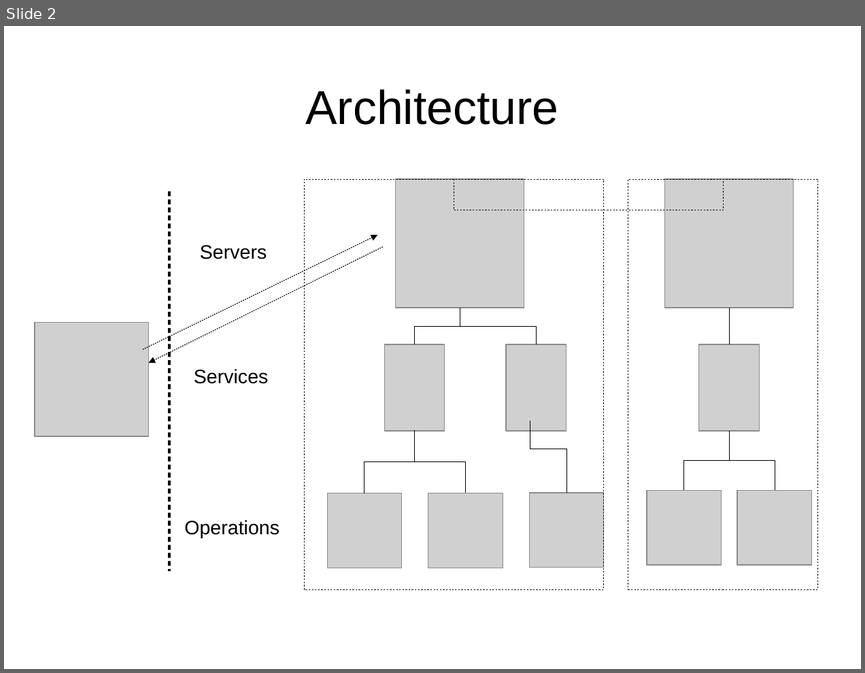
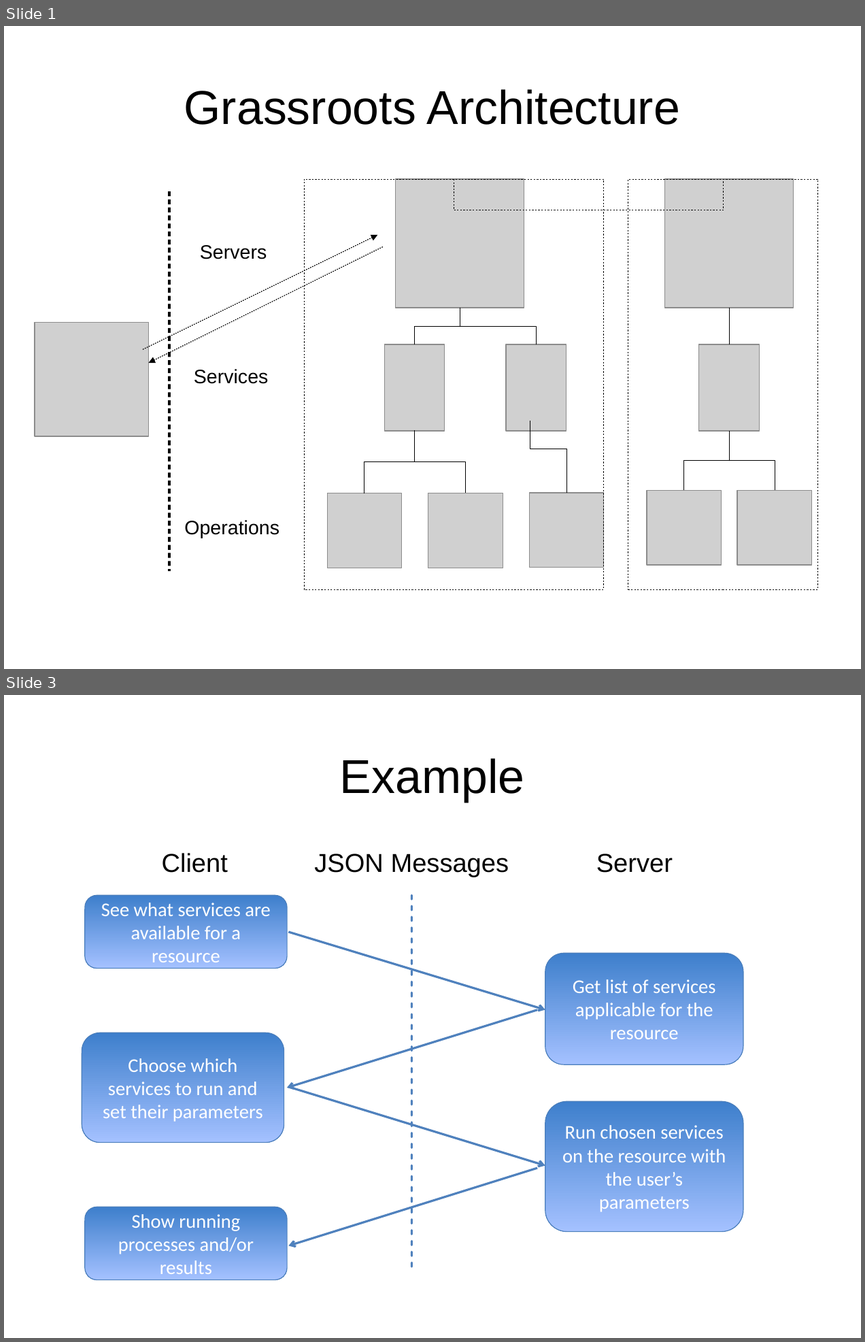
Before and after one commit to TGAC/grassroots-api, a slide deck: docs/presentations/grassroots.odp. Shown one above the other, each under a label of ours: slide 2 before the commit, slides 1 and 3 after it; the slides between them are not shown. The pictures are 865x673 and 865x1342 pixels, drawn with LibreOffice and Linux fonts; fonts in the diff are those of the drawing; grey boxes stand for pictures. Boxes give left, top, right and bottom in pixels: in the first picture for what was removed or moved away, otherwise in the second. Text is boxed around its words. In the diff, an @@ line names an element or a change of style, - is before the commit and + after.

```diff
--- a/docs/presentations/grassroots.odp
+++ b/docs/presentations/grassroots.odp
@@ slide 3 added at bbox=[4, 695, 861, 1338], background #FFFFFF @@
@@ title added at bbox=[340, 758, 525, 802], 44 pt, text #000000 @@
+Example
@@ text added at bbox=[162, 853, 228, 872], 24 pt, text #000000 @@
+Client
@@ text added at bbox=[314, 853, 509, 877], 24 pt, text #000000 @@
+JSON Messages
@@ text added at bbox=[596, 853, 672, 872], 24 pt, text #000000 @@
+Server
@@ rounded rectangle added at bbox=[85, 895, 287, 968], fill gradient #3E7FCC to #A4C1FF, outline #4A7EBB 0.74 pt, 18 pt, text #FFFFFF @@
+See what services are available for a resource
@@ line added from (411, 895) to (411, 1269), #4F81BD 2.01 pt @@
@@ arrow added from (288, 932) to (545, 1010), #4F81BD 2.01 pt @@
@@ rounded rectangle added at bbox=[545, 953, 743, 1064], fill gradient #3E7FCC to #A4C1FF, outline #4A7EBB 0.74 pt, 18 pt, text #FFFFFF @@
+Get list of services applicable for the resource
@@ arrow added from (537, 1010) to (287, 1087), #4F81BD 2.01 pt @@
@@ rounded rectangle added at bbox=[82, 1032, 284, 1142], fill gradient #3E7FCC to #A4C1FF, outline #4A7EBB 0.74 pt, 18 pt, text #FFFFFF @@
+Choose which services to run and set their parameters
@@ arrow added from (292, 1087) to (545, 1166), #4F81BD 2.01 pt @@
@@ rounded rectangle added at bbox=[545, 1102, 743, 1232], fill gradient #3E7FCC to #A4C1FF, outline #4A7EBB 0.74 pt, 18 pt, text #FFFFFF @@
+Run chosen services on the resource with the user’s parameters
@@ arrow added from (537, 1168) to (288, 1246), #4F81BD 2.01 pt @@
@@ rounded rectangle added at bbox=[85, 1206, 287, 1280], fill gradient #3E7FCC to #A4C1FF, outline #4A7EBB 0.74 pt, 18 pt, text #FFFFFF @@
+Show running processes and/or results
@@ what was slide 2 is now slide 1 @@
@@ slide 1 changed as well @@
@@ title at bbox=[184, 89, 680, 125]: text changed @@
-Architecture
+Grassroots Architecture
```
Also in this commit, not shown: 13 other slides added, 1 slide removed, 8 other files.
